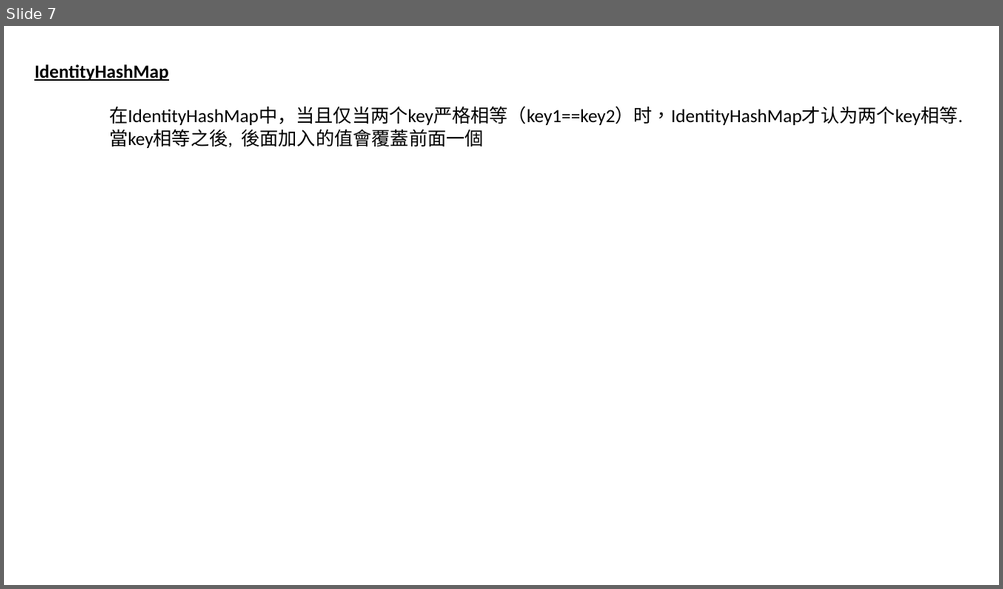
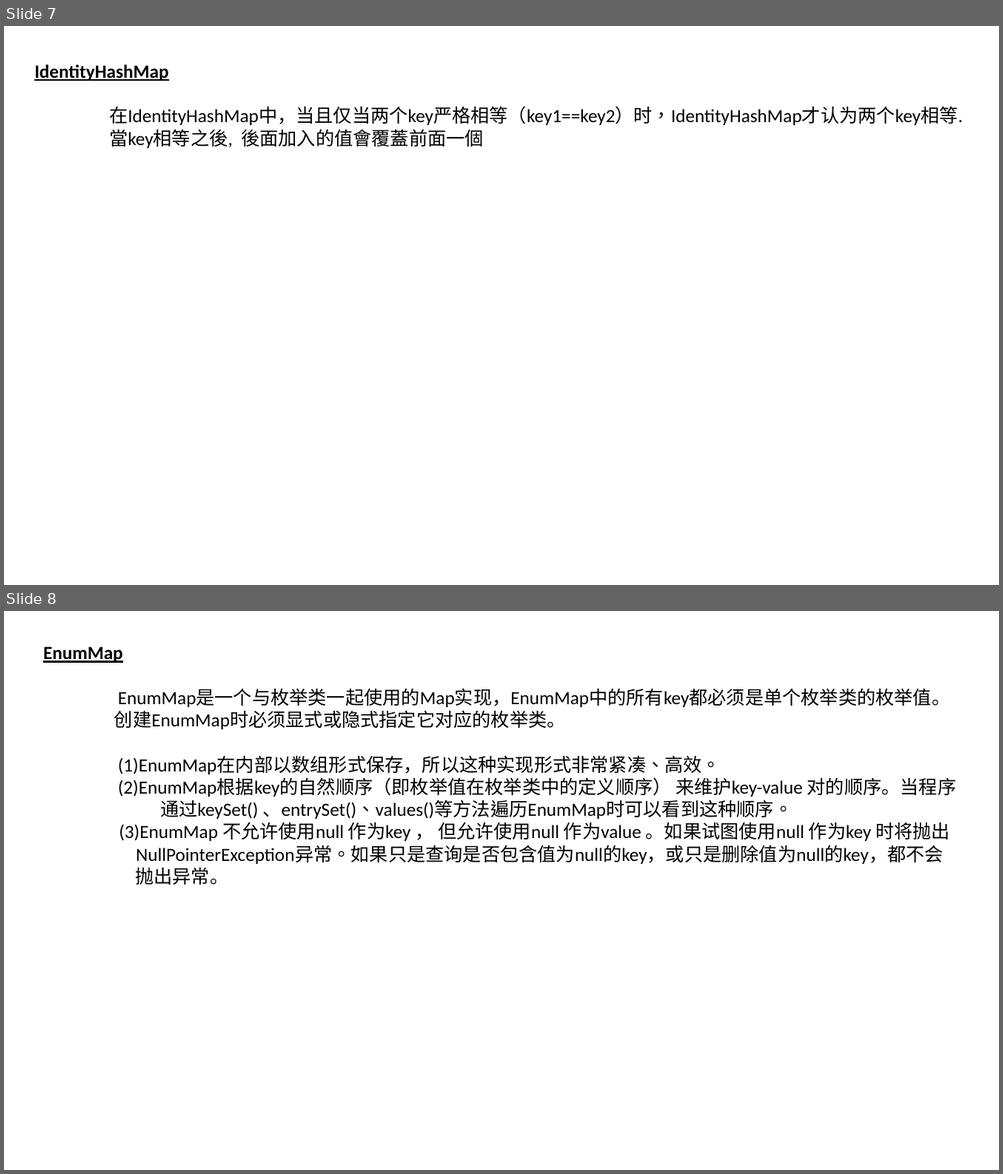
Before and after one commit to luchaojun/ChaojunStudy, a slide deck: JavaStudy/JavaStudyNote/Collection-Map/Java_Map.pptx. Shown one above the other, each under a label of ours: slide 7 before the commit, slides 7 and 8 after it. The pictures are 1003x589 and 1003x1174 pixels, drawn with LibreOffice and Linux fonts; fonts in the diff are those of the drawing. Boxes give left, top, right and bottom in pixels: in the first picture for what was removed or moved away, otherwise in the second. Text is boxed around its words. In the diff, an @@ line names an element or a change of style, - is before the commit and + after.

```diff
--- a/JavaStudy/JavaStudyNote/Collection-Map/Java_Map.pptx
+++ b/JavaStudy/JavaStudyNote/Collection-Map/Java_Map.pptx
@@ slide 8 added at <box>4,611,999,1170</box>, background #FFFFFF @@
@@ text added at <box>43,647,956,885</box>, 18 pt, text #000000 @@
+EnumMap
+EnumMap是一个与枚举类一起使用的Map实现，EnumMap中的所有key都必须是单个枚举类的枚举值。
+创建EnumMap时必须显式或隐式指定它对应的枚举类。
+(1)EnumMap在内部以数组形式保存，所以这种实现形式非常紧凑、高效。
+(2)EnumMap根据key的自然顺序（即枚举值在枚举类中的定义顺序） 来维护key-value 对的顺序。当程序
+通过keySet() 、entrySet()、values()等方法遍历EnumMap时可以看到这种顺序。
+(3)EnumMap 不允许使用null 作为key ， 但允许使用null 作为value 。如果试图使用null 作为key 时将抛出
+NullPointerException异常。如果只是查询是否包含值为null的key，或只是删除值为null的key，都不会
+抛出异常。
```
Also in this commit, not shown: 2 other slides added.
